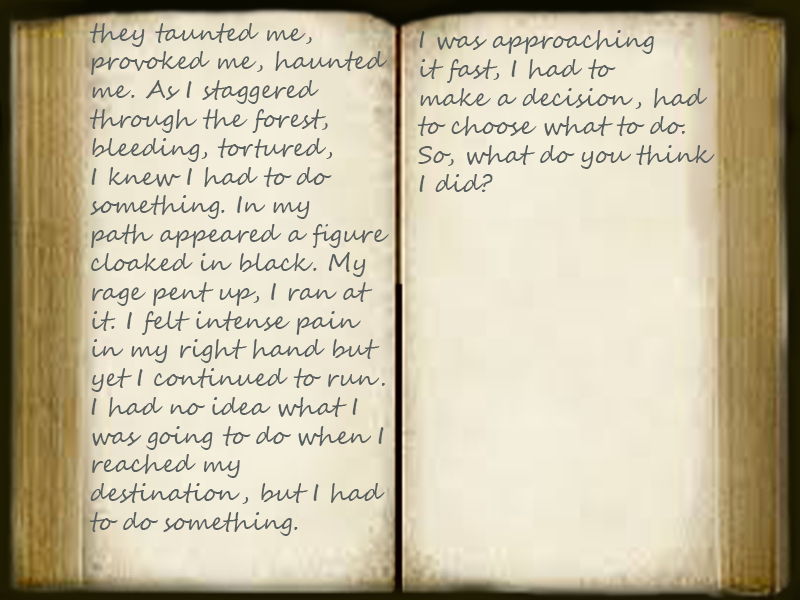
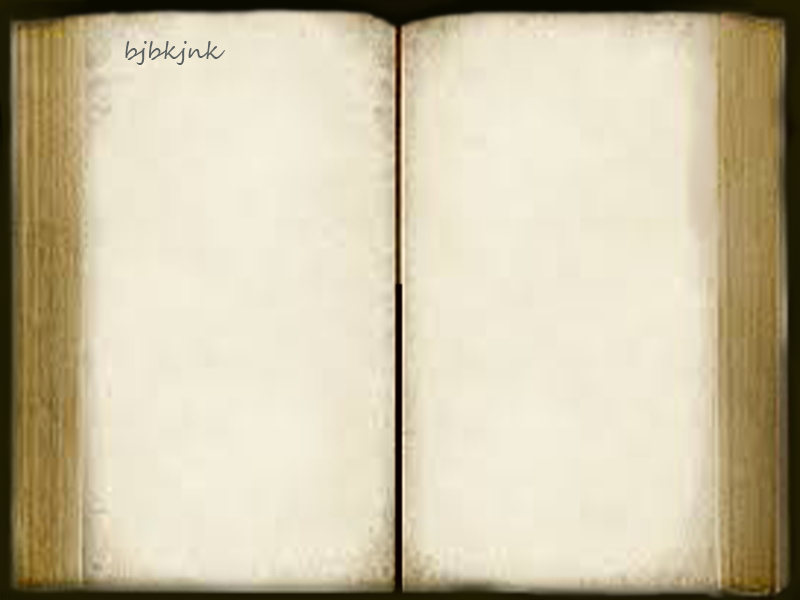
Before/after of a 800×600 layered artwork. What changed in the layer stack:
removed layer "I was approaching it fast, I had to make a decision, had to ch" over [417, 30, 715, 192]
renamed "they taunted me, provoked me, haunted me. As I staggered thro" to "bjbkjnk", painted on it over [89, 23, 389, 536]
